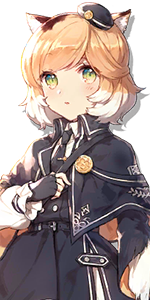
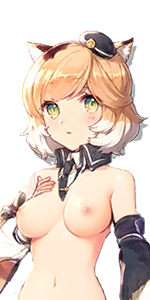
Comparing the layer stacks of the two (150, 300) images. Changes:
showed "图层 1 拷贝", painted on it over [0, 1, 150, 300]
hid "图层 1", painted on it over [0, 1, 150, 300]
